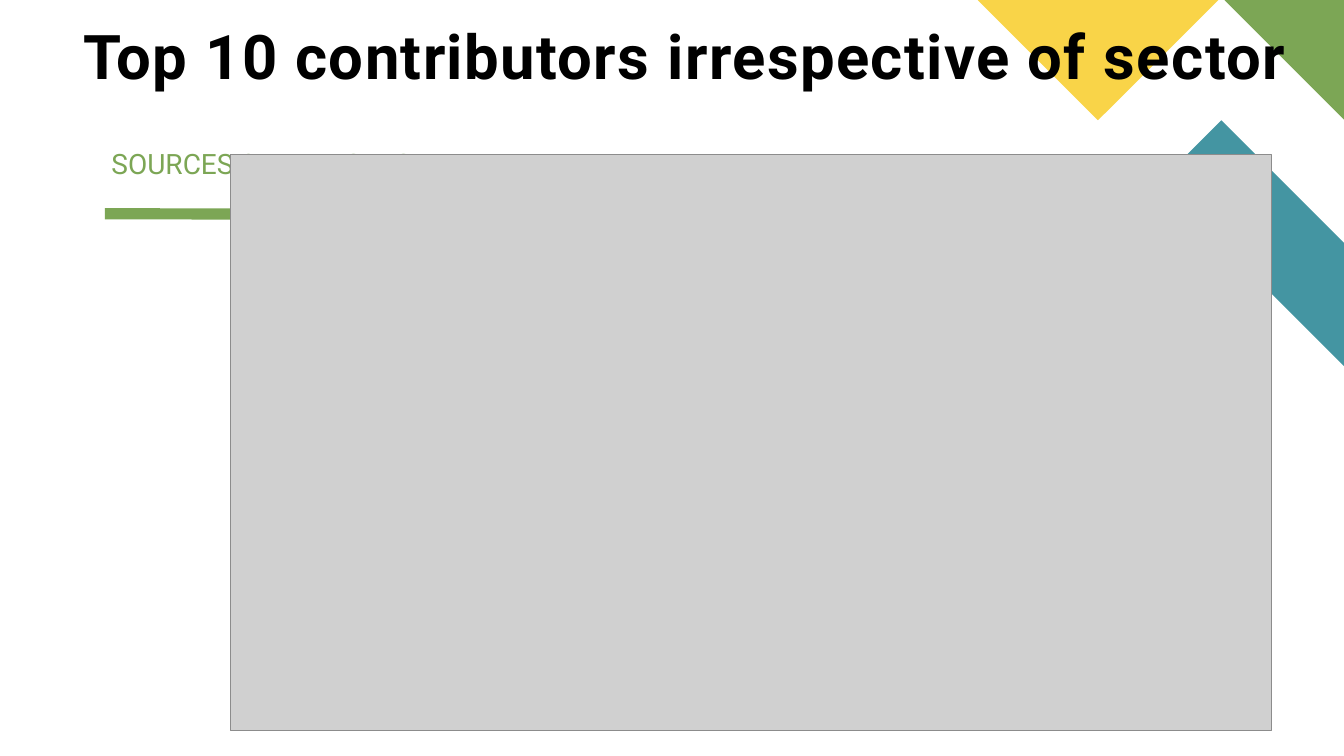
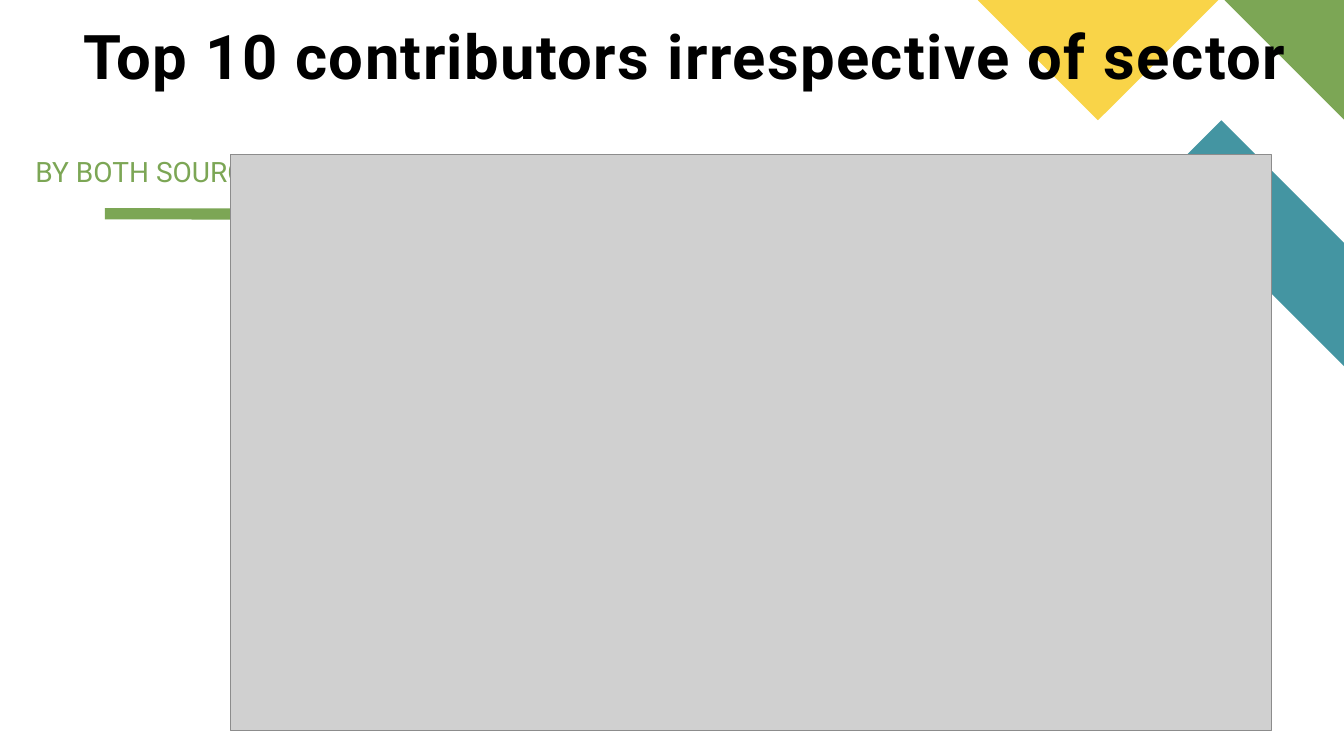
Before and after one commit to fbrowther/Global-Warming-UK-Greenhouse-Gas-Emissions, a slide deck: slide 11 of Project 1 FBRowther.pptx. Drawn at 1344x756 pixels with LibreOffice and Linux fonts; fonts in the diff are those of the drawing; grey boxes stand for pictures. Boxes give left, top, right and bottom in pixels: in the first picture for what was removed or moved away, otherwise in the second. Text is boxed around its words. In the diff, an @@ line names an element or a change of style, - is before the commit and + after.

```diff
--- a/Project 1 FBRowther.pptx
+++ b/Project 1 FBRowther.pptx
@@ text at <box>35,153,457,190</box>: text changed @@
-SOURCES & END-USERS
+BY BOTH SOURCES & END-USERS
```
Also in this commit, not shown: 5 other slides changed.
